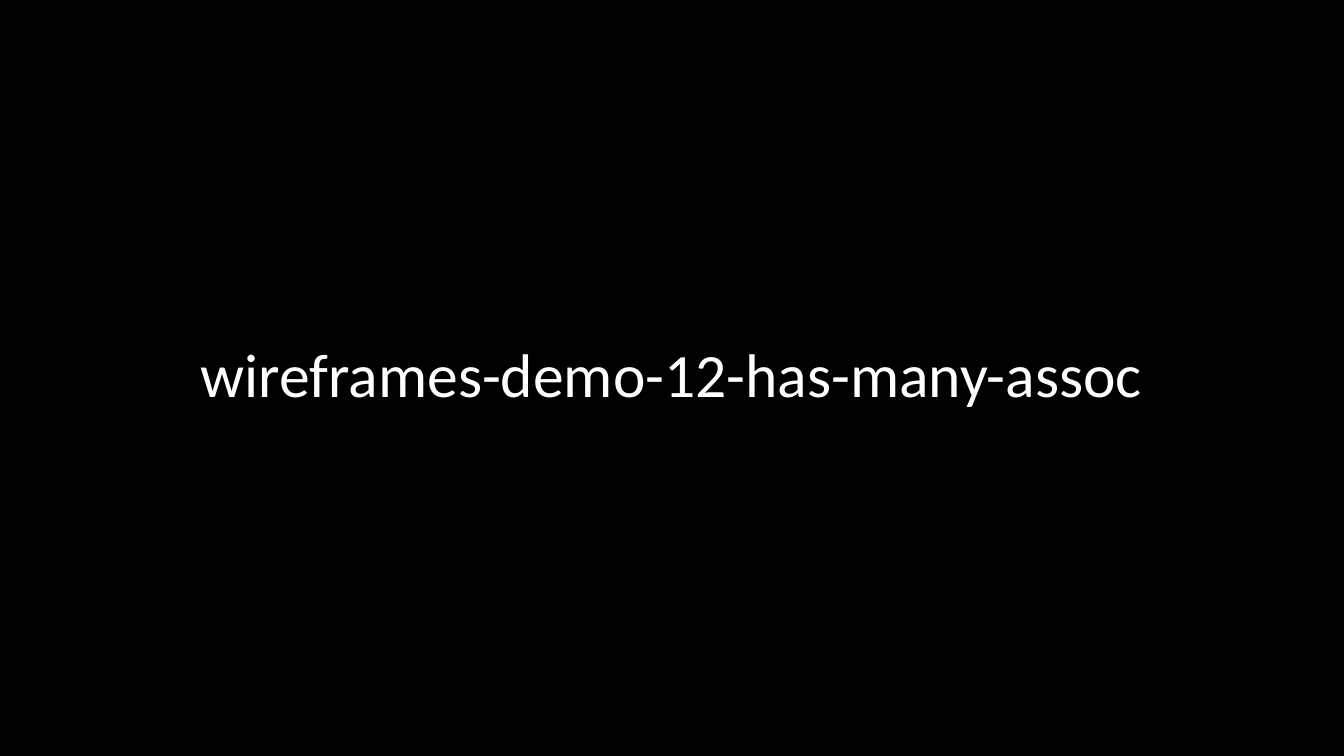
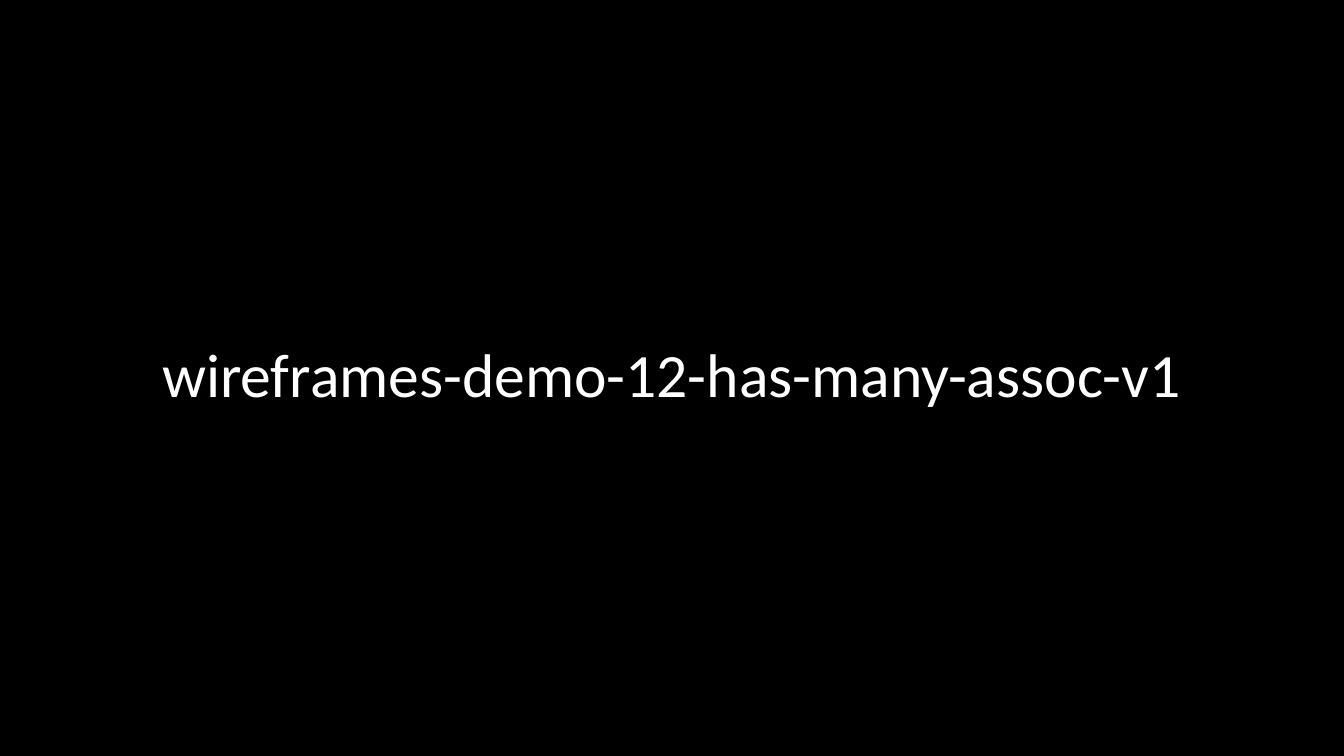
Before and after one commit to scott-fleming/wapp, a slide deck: slide 23 of docs/wireframes.pptx. Drawn at 1344x756 pixels with LibreOffice and Linux fonts; fonts in the diff are those of the drawing; background and template pictures are left out. Boxes give left, top, right and bottom in pixels: in the first picture for what was removed or moved away, otherwise in the second. Text is boxed around its words. In the diff, an @@ line names an element or a change of style, - is before the commit and + after.

Commit message:
Updated class diagrams and wireframes

```diff
--- a/docs/wireframes.pptx
+++ b/docs/wireframes.pptx
@@ title at (x1=162, y1=354, x2=1180, y2=407): text changed @@
-wireframes-demo-12-has-many-assoc
+wireframes-demo-12-has-many-assoc-v1
```
Also in this commit, not shown: 5 other slides changed, 2 slides added, 4 other files.
